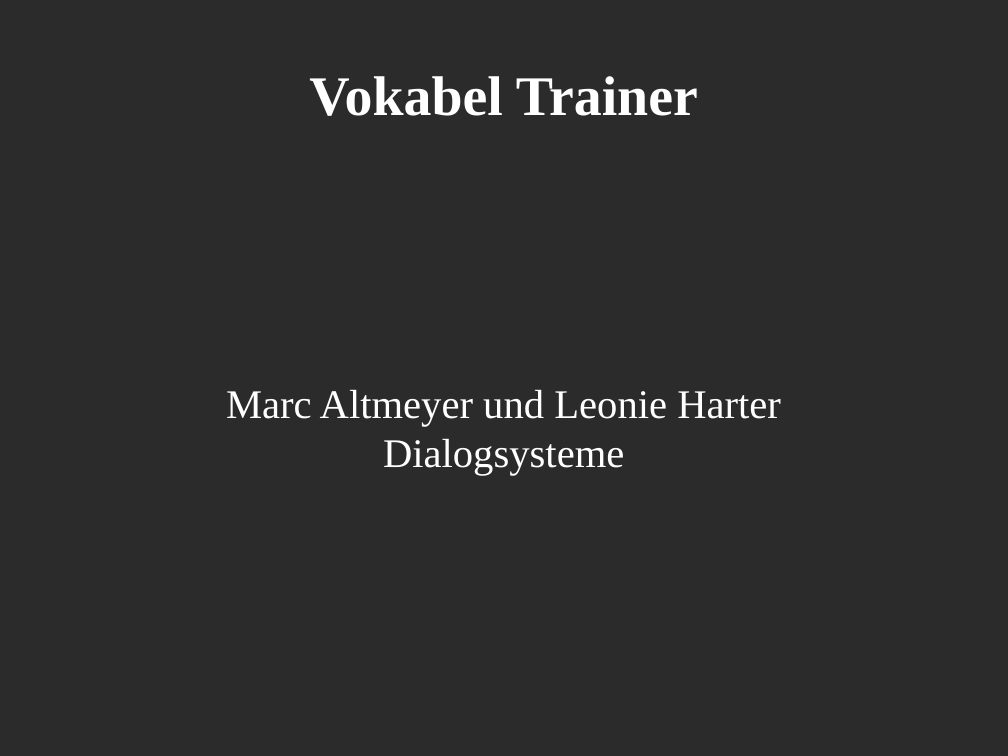
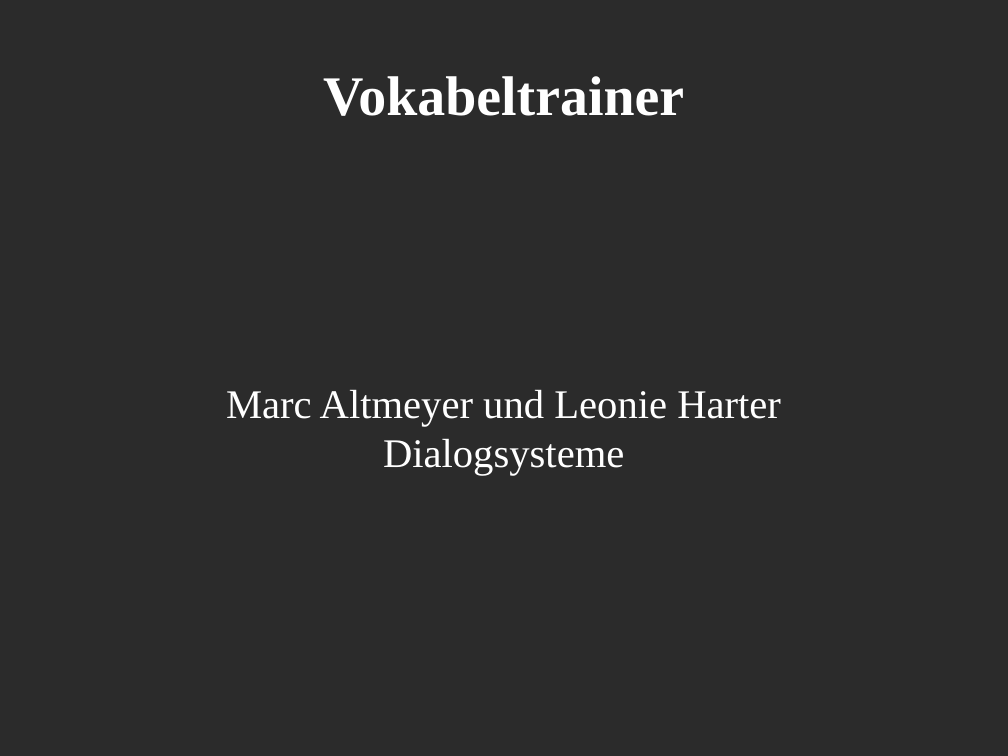
Before and after one commit to dialogos-saar18/Vokabeltrainer, a slide deck: slide 1 of Präsentation Vokabeltrainer.odp. Drawn at 1008x756 pixels with LibreOffice and Linux fonts; fonts in the diff are those of the drawing; background and template pictures are left out; a plain dark background stands for a picture behind light text. Boxes give left, top, right and bottom in pixels: in the first picture for what was removed or moved away, otherwise in the second. Text is boxed around its words. In the diff, an @@ line names an element or a change of style, - is before the commit and + after.

```diff
--- a/Präsentation Vokabeltrainer.odp
+++ b/Präsentation Vokabeltrainer.odp
@@ title at [323,76,684,116]: text changed @@
-Vokabel Trainer
+Vokabeltrainer
```
Also in this commit, not shown: 1 other slide changed.
